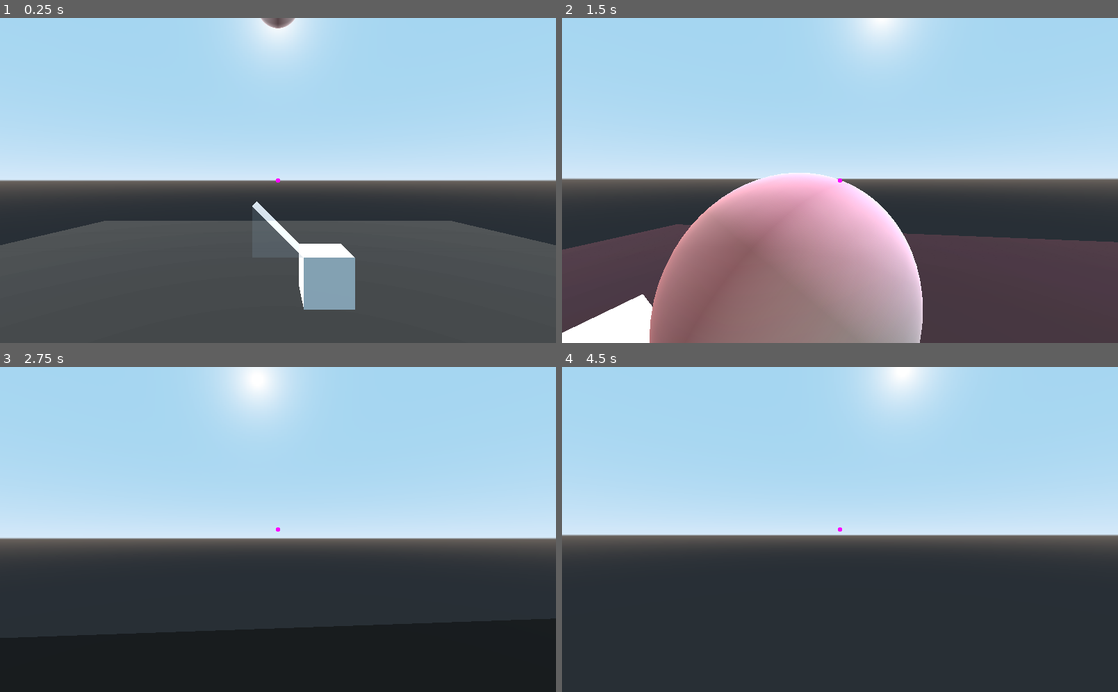
Above: before the commit, frames 1-4 (two rows, left to right).
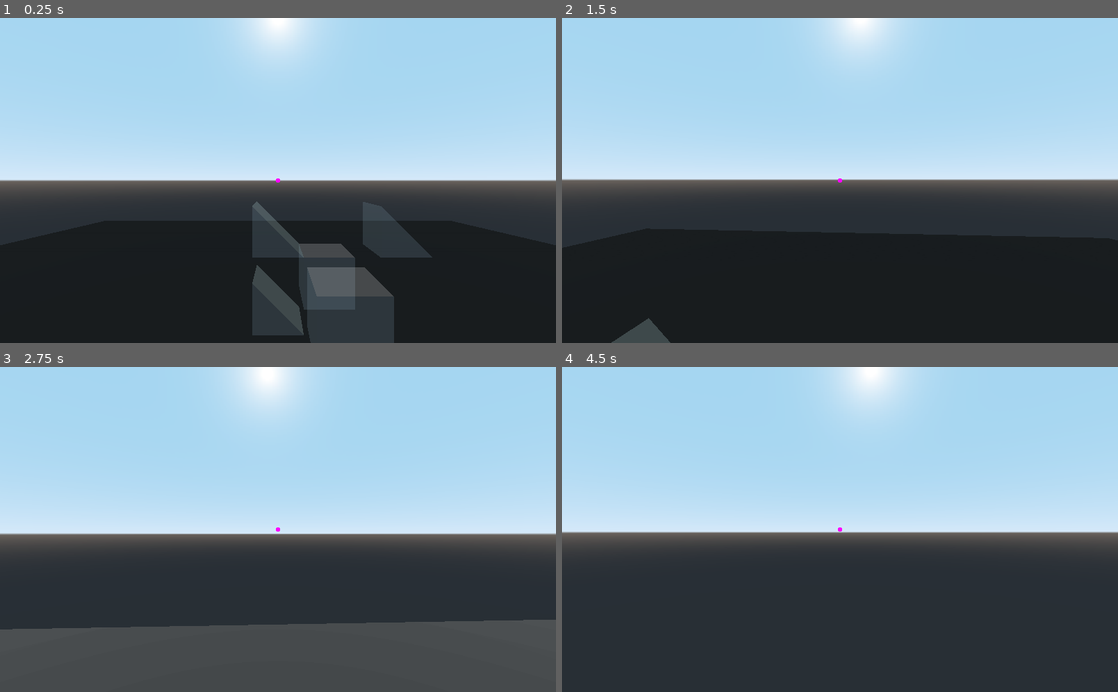
Above: after the commit, the same moments.

Repository: lpszeto/Ramp_Rush
Game: Godot game, scene res://Main.tscn
The game is run twice, just before and just after one commit, with the same random seed, the same clock (stepped at 60 frames per second) and the same inputs.
Inputs (mouse positions are in pixels of both pictures, inside the frame that each line leads up to):
- Up to frame 1 (0.25 s): no input
- Up to frame 2 (1.5 s): tap Enter (ui_accept) at 0.5, 1.35 s; move the mouse to (867, 180) at 0.52 s; hold Enter (ui_accept) 0.53-1.28 s; hold W (forward) from 0.53 s (still down); click (867, 180) at 0.6 s; move the mouse to (812, 180) at 1.27 s
- Up to frame 3 (2.75 s): keep holding W (forward); tap Enter (ui_accept) at 1.52, 1.82 s; click (250, 529) at 1.55 s; move the mouse to (289, 523) at 2.02 s; hold Enter (ui_accept) from 2.03 s (still down); click (289, 523) at 2.1 s
- Up to frame 4 (4.5 s): keep holding W (forward); move the mouse to (834, 536) at 2.77 s; release Enter (ui_accept) at 2.78 s; click (834, 536) at 2.85 s; tap Enter (ui_accept) at 3.02, 3.32 s; move the mouse to (878, 532) at 3.52 s; hold Enter (ui_accept) 3.53-4.28 s; move the mouse to (795, 526) at 4.27 s; click (795, 526) at 4.35 s

The runs differ from the first frame. In frame 1, 33% of the frame differs, in the area x 0-100%, y 0-100%; in frame 2, 39%; in frame 3, 23%; in frame 4, 2.5%.

Commit message:
All blocks able to be selected

Diff:
--- a/Ramp Rush/Ball.tscn
+++ b/Ramp Rush/Ball.tscn
@@ -13,7 +13,6 @@
 collision_layer = 4
 collision_mask = 3
 script = ExtResource( 1 )
-lights = true
 
 [node name="CollisionShape" type="CollisionShape" parent="."]
 shape = SubResource( 1 )
--- a/Ramp Rush/BaseBlock.tscn
+++ b/Ramp Rush/BaseBlock.tscn
@@ -1,13 +1,24 @@
-[gd_scene load_steps=3 format=2]
+[gd_scene load_steps=4 format=2]
+
+[ext_resource path="res://Ramp.gd" type="Script" id=1]
 
 [sub_resource type="BoxShape" id=1]
 
 [sub_resource type="CubeMesh" id=2]
 
-[node name="BaseBlock" type="StaticBody"]
+[node name="BaseBlock" type="StaticBody" groups=["block"]]
+script = ExtResource( 1 )
 
 [node name="CollisionShape" type="CollisionShape" parent="."]
 shape = SubResource( 1 )
 
 [node name="MeshInstance" type="MeshInstance" parent="."]
 mesh = SubResource( 2 )
+
+[node name="Area" type="Area" parent="."]
+
+[node name="CollisionShape" type="CollisionShape" parent="Area"]
+shape = SubResource( 1 )
+
+[connection signal="area_entered" from="Area" to="." method="_on_Area_area_entered"]
+[connection signal="area_exited" from="Area" to="." method="_on_Area_area_exited"]
--- a/Ramp Rush/Main.gd
+++ b/Ramp Rush/Main.gd
@@ -1,11 +1,24 @@
 extends Node
 
 var ball = preload("res://Ball.tscn")
+var live_ball = false
 signal dropped
+
+func _ready():
+	var blocks = get_tree().get_nodes_in_group("block")
+	#print(str(blocks))
+	for x in blocks:
+		$Camera.connect("selecting", x, "_on_Camera_selecting")
+
+func _process(_delta):
+	if Input.is_action_just_pressed("ui_accept"):
+		if !live_ball:
+			live_ball = true
+			$RespawnTimer.start()
 
 func _on_Ground_body_entered(_body):
 	emit_signal("dropped")
-	$RespawnTimer.start()
+	live_ball = false
 
 
 func _on_RespawnTimer_timeout():
--- a/Ramp Rush/Main.tscn
+++ b/Ramp Rush/Main.tscn
@@ -1,6 +1,5 @@
-[gd_scene load_steps=10 format=2]
+[gd_scene load_steps=9 format=2]
 
-[ext_resource path="res://Ball.tscn" type="PackedScene" id=1]
 [ext_resource path="res://BaseBlock.tscn" type="PackedScene" id=2]
 [ext_resource path="res://Pivot.tscn" type="PackedScene" id=3]
 [ext_resource path="res://Ramp.tscn" type="PackedScene" id=4]
@@ -24,16 +23,10 @@
 
 [node name="Camera" parent="." instance=ExtResource( 3 )]
 transform = Transform( 1, 0, 0, 0, 1, 0, 0, 0, 1, 0, 7, 10 )
-
-[node name="BaseBlock" parent="." instance=ExtResource( 2 )]
-transform = Transform( 1, 0, 0, 0, 1, 0, 0, 0, 1, 2, 3, 0 )
-collision_layer = 2
-collision_mask = 0
+SENSITIVITY = 0.1
 
 [node name="StartPosition" type="Position3D" parent="."]
 transform = Transform( 1, 0, 0, 0, 1, 0, 0, 0, 1, 0, 15, 0 )
-
-[node name="Ball" parent="StartPosition" instance=ExtResource( 1 )]
 
 [node name="Ground" type="Area" parent="."]
 transform = Transform( 1, 0, 0, 0, 1, 0, 0, 0, 1, 0, -1, 0 )
@@ -51,14 +44,27 @@
 light_energy = 0.5
 shadow_enabled = true
 
+[node name="BaseBlock" parent="." instance=ExtResource( 2 )]
+transform = Transform( 1, 0, 0, 0, 1, 0, 0, 0, 1, 2, 3, 0 )
+collision_layer = 2
+collision_mask = 0
+
+[node name="BaseBlock2" parent="." instance=ExtResource( 2 )]
+transform = Transform( 1, 0, 0, 0, 1, 0, 0, 0, 1, 2, 3, 3 )
+collision_layer = 2
+collision_mask = 0
+
 [node name="Ramp" parent="." instance=ExtResource( 4 )]
 transform = Transform( 1, 0, 0, 0, 1, 0, 0, 0, 1, 0, 5, 0 )
 
+[node name="Ramp2" parent="." instance=ExtResource( 4 )]
+transform = Transform( 1, 0, 0, 0, 1, 0, 0, 0, 1, 0, 2, 0 )
+
+[node name="Ramp3" parent="." instance=ExtResource( 4 )]
+transform = Transform( 1, 0, 0, 0, 1, 0, 0, 0, 1, 5, 5, 0 )
+
 [node name="RespawnTimer" type="Timer" parent="."]
-wait_time = 3.0
 one_shot = true
 
-[connection signal="dropped" from="." to="StartPosition/Ball" method="_on_drop"]
-[connection signal="selecting" from="Camera" to="Ramp" method="_on_Camera_selecting"]
 [connection signal="body_entered" from="Ground" to="." method="_on_Ground_body_entered"]
 [connection signal="timeout" from="RespawnTimer" to="." method="_on_RespawnTimer_timeout"]
--- a/Ramp Rush/Ramp.gd
+++ b/Ramp Rush/Ramp.gd
@@ -13,34 +13,39 @@
 
 	newMaterial.flags_transparent = true
 
+	$Area.connect("area_entered", $".", "_on_Area_entered")
+	$Area.connect("area_exited", $".", "_on_Area_exited")
+
 	#this sets the default condition
 	$CollisionShape.disabled = true
 	$MeshInstance.set_surface_material(0, newMaterial)
 
 #change the layer to none and the color fo a lower alpha value when not used
 #
-func _unhandled_input(event):
-	if event.is_action_pressed("ui_accept"):
-		toggleUse()
+#func _unhandled_input(event):
+#	if event.is_action_pressed("ui_accept"):
+#		toggleUse()
 
 func toggleUse():
 	#changes it from ramp placed to not placed
 		if inUse:
-			print("ON")
+			print("OFF")
 			$CollisionShape.disabled = true
 			$MeshInstance.set_surface_material(0, newMaterial)
 
 		else:
-			print("OFF")
+			print("ON")
 			$CollisionShape.disabled = false
 			$MeshInstance.set_surface_material(0, oldMaterial)
 		inUse = !inUse
 
 func _on_Area_area_entered(_area):
+	print(str($".") + " selected")
 	selected = true
 
 
 func _on_Area_area_exited(area):
+	print(str($".") + " deselected")
 	selected = false
 
 
--- a/Ramp Rush/Ramp.tscn
+++ b/Ramp Rush/Ramp.tscn
@@ -6,15 +6,7 @@
 margin = 0.001
 points = PoolVector3Array( -1, 1, -1, -1, -1, -1, -1, 1, 1, -1, -1, 1, 1, -1, 1, 1, -1, -1 )
 
-[sub_resource type="SpatialMaterial" id=4]
-flags_unshaded = true
-params_cull_mode = 1
-params_grow = true
-params_grow_amount = 0.1
-albedo_color = Color( 1, 0, 0, 1 )
-
 [sub_resource type="SpatialMaterial" id=3]
-next_pass = SubResource( 4 )
 
 [sub_resource type="PrismMesh" id=2]
 material = SubResource( 3 )
Not shown: 1 places in Ramp Rush/Ramp.tscn that only renumber resources
